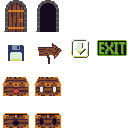
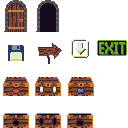
Revision of a layered 128x128 image; what changed, layer by layer:
painted on "Background" over (x1=67, y1=77, x2=94, y2=128)
